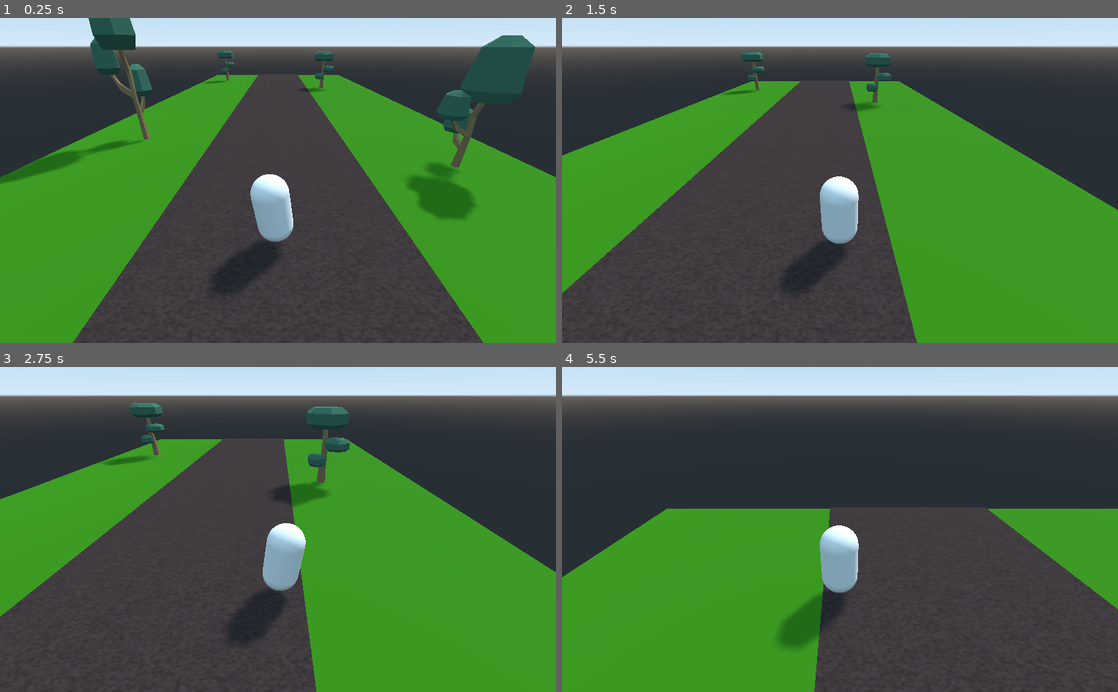
Above: before the commit, frames 1-4 (two rows, left to right).
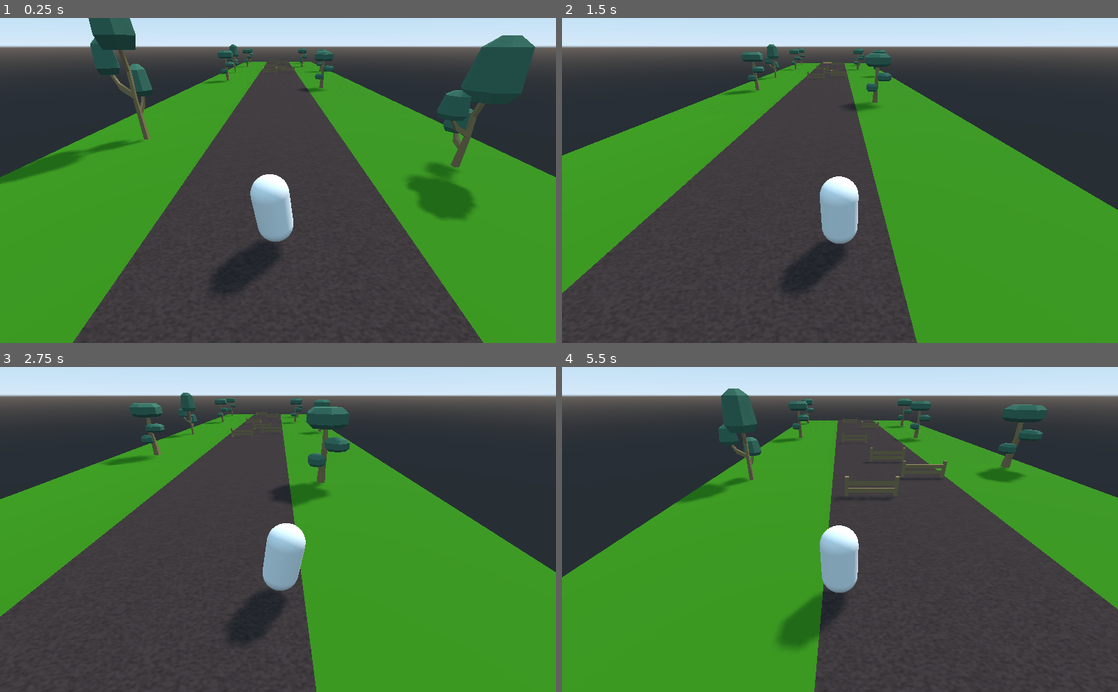
Above: after the commit, the same moments.

Repository: CSIXILL/godot_aitajuoksu_ma_2022
Game: Godot game, scene res://Main.tscn
Two runs of this game, one before a commit and one after it. Both use one fixed random seed, a clock stepped at 60 frames per second and the inputs below.
Inputs:
- Up to frame 1 (0.25 s): no input
- Up to frame 2 (1.5 s): hold Right (move_right) 0.53-1.28 s; tap Space (jump) at 0.77 s; hold Left (move_left) from 1.28 s (still down)
- Up to frame 3 (2.75 s): tap Space (jump) at 1.52 s; release Left (move_left) at 2.03 s; hold Right (move_right) from 2.03 s (still down)
- Up to frame 4 (5.5 s): tap Space (jump) at 3.02, 3.77, 4.52 s; release Right (move_right) at 3.53 s; hold Left (move_left) from 3.53 s (still down)

The runs differ from the first frame. In frame 1, 0.6% of the frame differs, in the area x 39-61%, y 8-18%; in frame 2, 1.0%; in frame 3, 1.8%; in frame 4, 15%, in the area x 19-100%, y 6-44%.

Commit message:
collision

Diff:
--- a/Main.tscn
+++ b/Main.tscn
@@ -1,8 +1,9 @@
-[gd_scene load_steps=4 format=2]
+[gd_scene load_steps=5 format=2]
 
 [ext_resource path="res://RoadStart.tscn" type="PackedScene" id=1]
 [ext_resource path="res://Player.tscn" type="PackedScene" id=2]
 [ext_resource path="res://Main.gd" type="Script" id=3]
+[ext_resource path="res://Road1.tscn" type="PackedScene" id=4]
 
 [node name="Main" type="Spatial"]
 script = ExtResource( 3 )
@@ -17,3 +18,6 @@
 [node name="Sun" type="DirectionalLight" parent="."]
 transform = Transform( 0.766045, 0.492404, 0.413176, -5.61943e-08, -0.642788, 0.766044, 0.642787, -0.586824, -0.492404, 0, 0, 0 )
 shadow_enabled = true
+
+[node name="Road1" parent="." instance=ExtResource( 4 )]
+transform = Transform( 1, 0, 0, 0, 1, 0, 0, 0, 1, 0, 0, -50 )
--- a/Player.gd
+++ b/Player.gd
@@ -36,6 +36,9 @@
 	velocity.x = sideways * sidestep_speed
 	velocity.z = -run_speed
 	velocity = move_and_slide(velocity, Vector3.UP)
+	for index in range (get_slide_count()):
+		var collision = get_slide_collision(index)
+		var collision_object = collision.collider as CollisionObject
 
 func setup_jump(length: float, height: float, speed: float):
 	run_speed = speed
--- a/Road1.tscn
+++ b/Road1.tscn
@@ -1,10 +1,31 @@
-[gd_scene load_steps=4 format=2]
+[gd_scene load_steps=5 format=2]
 
 [ext_resource path="res://RoadBase.tscn" type="PackedScene" id=1]
 [ext_resource path="res://assets/Tree_2.obj" type="ArrayMesh" id=2]
 [ext_resource path="res://assets/Tree_1.obj" type="ArrayMesh" id=3]
+[ext_resource path="res://Hurdle.tscn" type="PackedScene" id=4]
 
 [node name="Road1" instance=ExtResource( 1 )]
+
+[node name="Obstacles" type="Spatial" parent="Grass/Sand" index="2"]
+
+[node name="Hurdle" parent="Grass/Sand/Obstacles" index="0" instance=ExtResource( 4 )]
+transform = Transform( 1, 0, 0, 0, 1, 0, 0, 0, 1, -3.21585, 0.6, 23.5025 )
+
+[node name="Hurdle2" parent="Grass/Sand/Obstacles" index="1" instance=ExtResource( 4 )]
+transform = Transform( 1, 0, 0, 0, 1, 0, 0, 0, 1, 0.821526, 0.6, 19.9781 )
+
+[node name="Hurdle3" parent="Grass/Sand/Obstacles" index="2" instance=ExtResource( 4 )]
+transform = Transform( 1, 0, 0, 0, 1, 0, 0, 0, 1, -0.902599, 0.6, 15.4624 )
+
+[node name="Hurdle4" parent="Grass/Sand/Obstacles" index="3" instance=ExtResource( 4 )]
+transform = Transform( 1, 0, 0, 0, 1, 0, 0, 0, 1, -3.21585, 0.6, 6.14886 )
+
+[node name="Hurdle5" parent="Grass/Sand/Obstacles" index="4" instance=ExtResource( 4 )]
+transform = Transform( 1, 0, 0, 0, 1, 0, 0, 0, 1, 0.217086, 0.6, -7.96566 )
+
+[node name="Hurdle6" parent="Grass/Sand/Obstacles" index="5" instance=ExtResource( 4 )]
+transform = Transform( 1, 0, 0, 0, 1, 0, 0, 0, 1, -2.97268, 0.6, -15.3947 )
 
 [node name="Trees" type="Spatial" parent="Grass" index="1"]
 
@@ -72,3 +93,191 @@
 material/39 = null
 material/40 = null
 material/41 = null
+
+[node name="Tree_3" type="MeshInstance" parent="Grass/Trees" index="2"]
+transform = Transform( 1, 0, 0, 0, 1, 0, 0, 0, 1, -11.3698, 0, -16.6279 )
+mesh = ExtResource( 2 )
+skeleton = NodePath("../..")
+material/0 = null
+material/1 = null
+material/2 = null
+material/3 = null
+material/4 = null
+material/5 = null
+material/6 = null
+material/7 = null
+material/8 = null
+material/9 = null
+material/10 = null
+material/11 = null
+material/12 = null
+material/13 = null
+material/14 = null
+material/15 = null
+material/16 = null
+material/17 = null
+material/18 = null
+material/19 = null
+material/20 = null
+material/21 = null
+material/22 = null
+material/23 = null
+material/24 = null
+material/25 = null
+material/26 = null
+material/27 = null
+material/28 = null
+material/29 = null
+material/30 = null
+material/31 = null
+material/32 = null
+material/33 = null
+material/34 = null
+material/35 = null
+material/36 = null
+material/37 = null
+material/38 = null
+material/39 = null
+material/40 = null
+material/41 = null
+
+[node name="Tree_4" type="MeshInstance" parent="Grass/Trees" index="3"]
+transform = Transform( 1, 0, 0, 0, 1, 0, 0, 0, 1, 5.91303, 0, 2.86553 )
+mesh = ExtResource( 2 )
+skeleton = NodePath("../..")
+material/0 = null
+material/1 = null
+material/2 = null
+material/3 = null
+material/4 = null
+material/5 = null
+material/6 = null
+material/7 = null
+material/8 = null
+material/9 = null
+material/10 = null
+material/11 = null
+material/12 = null
+material/13 = null
+material/14 = null
+material/15 = null
+material/16 = null
+material/17 = null
+material/18 = null
+material/19 = null
+material/20 = null
+material/21 = null
+material/22 = null
+material/23 = null
+material/24 = null
+material/25 = null
+material/26 = null
+material/27 = null
+material/28 = null
+material/29 = null
+material/30 = null
+material/31 = null
+material/32 = null
+material/33 = null
+material/34 = null
+material/35 = null
+material/36 = null
+material/37 = null
+material/38 = null
+material/39 = null
+material/40 = null
+material/41 = null
+
+[node name="Tree_5" type="MeshInstance" parent="Grass/Trees" index="4"]
+transform = Transform( 1, 0, 0, 0, 1, 0, 0, 0, 1, -10.0856, 0, 2.86423 )
+mesh = ExtResource( 2 )
+skeleton = NodePath("../..")
+material/0 = null
+material/1 = null
+material/2 = null
+material/3 = null
+material/4 = null
+material/5 = null
+material/6 = null
+material/7 = null
+material/8 = null
+material/9 = null
+material/10 = null
+material/11 = null
+material/12 = null
+material/13 = null
+material/14 = null
+material/15 = null
+material/16 = null
+material/17 = null
+material/18 = null
+material/19 = null
+material/20 = null
+material/21 = null
+material/22 = null
+material/23 = null
+material/24 = null
+material/25 = null
+material/26 = null
+material/27 = null
+material/28 = null
+material/29 = null
+material/30 = null
+material/31 = null
+material/32 = null
+material/33 = null
+material/34 = null
+material/35 = null
+material/36 = null
+material/37 = null
+material/38 = null
+material/39 = null
+material/40 = null
+material/41 = null
+
+[node name="Tree_6" type="MeshInstance" parent="Grass/Trees" index="5"]
+transform = Transform( 1, 0, 0, 0, 1, 0, 0, 0, 1, 8.98436, 0, 18.1091 )
+mesh = ExtResource( 2 )
+skeleton = NodePath("../..")
+material/0 = null
+material/1 = null
+material/2 = null
+material/3 = null
+material/4 = null
+material/5 = null
+material/6 = null
+material/7 = null
+material/8 = null
+material/9 = null
+material/10 = null
+material/11 = null
+material/12 = null
+material/13 = null
+material/14 = null
+material/15 = null
+material/16 = null
+material/17 = null
+material/18 = null
+material/19 = null
+material/20 = null
+material/21 = null
+material/22 = null
+material/23 = null
+material/24 = null
+material/25 = null
+material/26 = null
+material/27 = null
+material/28 = null
+material/29 = null
+material/30 = null
+material/31 = null
+material/32 = null
+material/33 = null
+material/34 = null
+material/35 = null
+material/36 = null
+material/37 = null
+material/38 = null
+material/39 = null
+material/40 = null
+material/41 = null
--- a/project.godot
+++ b/project.godot
@@ -32,6 +32,12 @@
  ]
 }
 
+[layer_names]
+
+3d_physics/layer_1="player"
+3d_physics/layer_2="road"
+3d_physics/layer_3="obstacles"
+
 [physics]
 
 common/enable_pause_aware_picking=true
